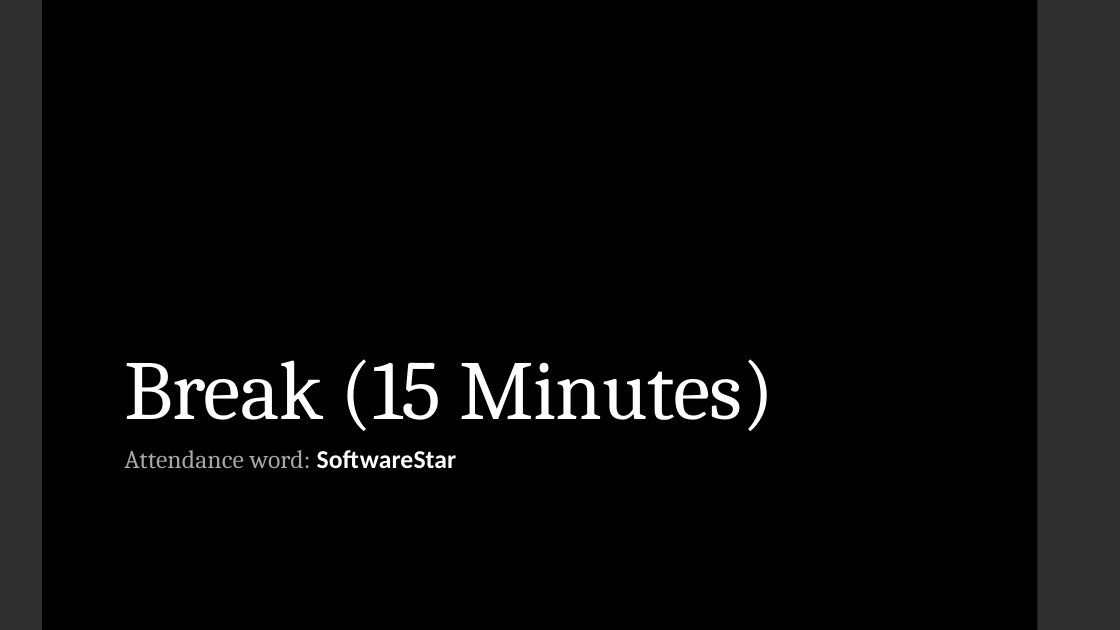
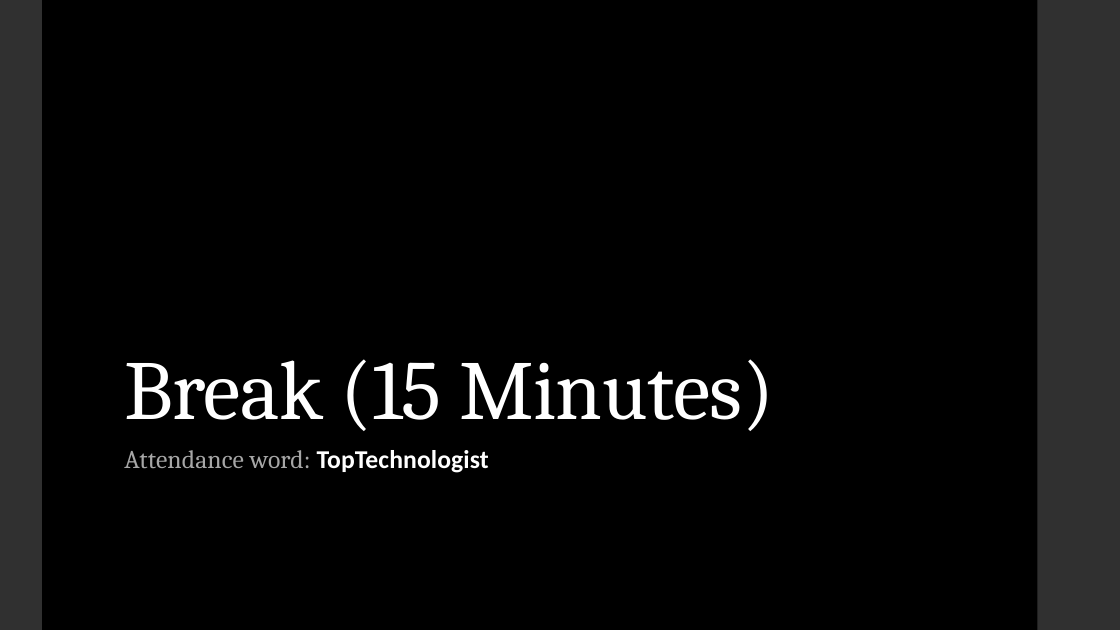
Before and after one commit to LaunchCoderGirlSTL/Data-Science-Assignments, a slide deck: slide 13 of course_material/week_04/week_04_presentation.pptx. Drawn at 1120x630 pixels with LibreOffice and Linux fonts; fonts in the diff are those of the drawing. Boxes give left, top, right and bottom in pixels: in the first picture for what was removed or moved away, otherwise in the second. Text is boxed around its words. In the diff, an @@ line names an element or a change of style, - is before the commit and + after.

Commit message:
week 5 ppt, class activity, hw

```diff
--- a/course_material/week_04/week_04_presentation.pptx
+++ b/course_material/week_04/week_04_presentation.pptx
@@ subtitle at (124,450,489,473): text changed @@
-Attendance word: SoftwareStar
+Attendance word: TopTechnologist
```
Also in this commit, not shown: 12 other files.
